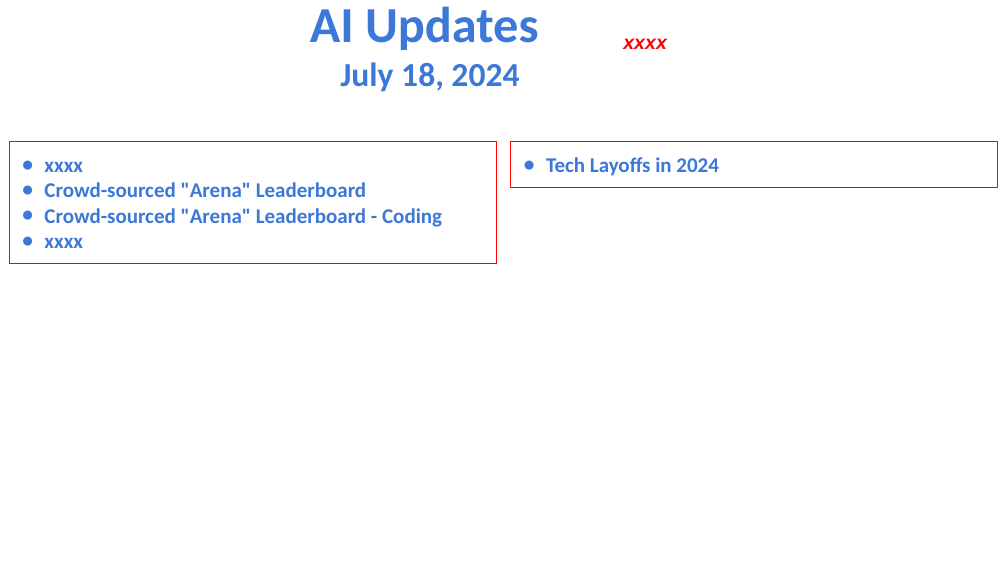
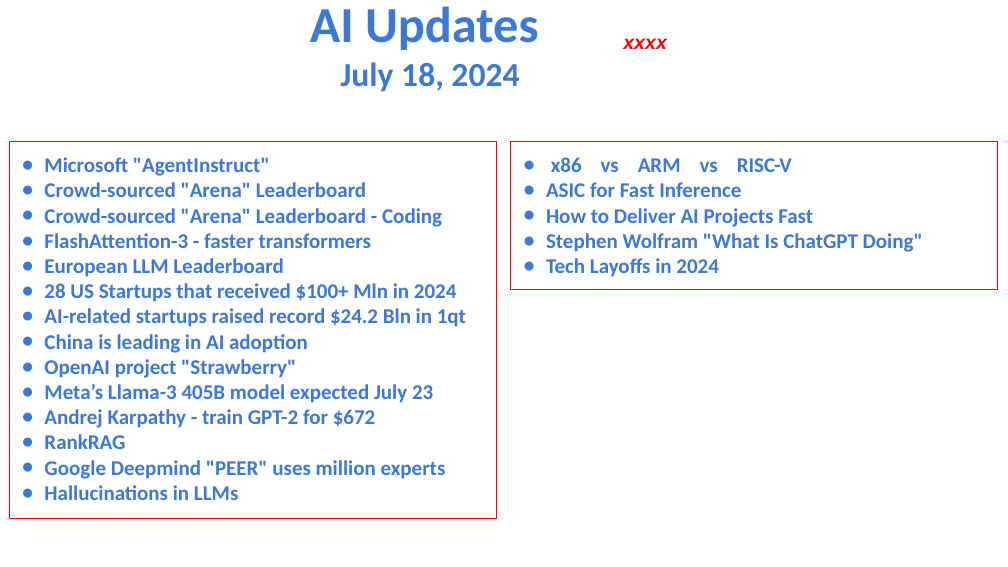
Before and after one commit to lselector/seminar, a slide deck: slide 8 of 2024/2024-07-18-AI-Updates.pptx (slide 1 before the commit). Drawn at 1008x567 pixels with LibreOffice and Linux fonts; fonts in the diff are those of the drawing. Boxes give left, top, right and bottom in pixels: in the first picture for what was removed or moved away, otherwise in the second. Text is boxed around its words. In the diff, an @@ line names an element or a change of style, - is before the commit and + after.

```diff
--- a/2024/2024-07-18-AI-Updates.pptx
+++ b/2024/2024-07-18-AI-Updates.pptx
@@ rectangle removed at [9, 141, 496, 263] @@
-● xxxx
-● Crowd-sourced "Arena" Leaderboard
-● Crowd-sourced "Arena" Leaderboard - Coding
-● xxxx
@@ rectangle added at [9, 141, 496, 518], outline #FF0000 0.75 pt, 15 pt, text #3C78D8, bold @@
+● Microsoft "AgentInstruct"
+● Crowd-sourced "Arena" Leaderboard
+● Crowd-sourced "Arena" Leaderboard - Coding
+● FlashAttention-3 - faster transformers
+● European LLM Leaderboard
+● 28 US Startups that received $100+ Mln in 2024
+● AI-related startups raised record $24.2 Bln in 1qt
+● China is leading in AI adoption
+● OpenAI project "Strawberry"
+● Meta’s Llama-3 405B model expected July 23
+● Andrej Karpathy - train GPT-2 for $672
+● RankRAG
+● Google Deepmind "PEER" uses million experts
+● Hallucinations in LLMs
@@ rectangle removed at [511, 141, 998, 186] @@
-● Tech Layoffs in 2024
@@ rectangle added at [511, 141, 998, 288], outline #FF0000 0.75 pt, 15 pt, text #3C78D8, bold @@
+● x86 vs ARM vs RISC-V
+● ASIC for Fast Inference
+● How to Deliver AI Projects Fast
+● Stephen Wolfram "What Is ChatGPT Doing"
+● Tech Layoffs in 2024
```
Also in this commit, not shown: 1 other slide changed, 1 slide added.
